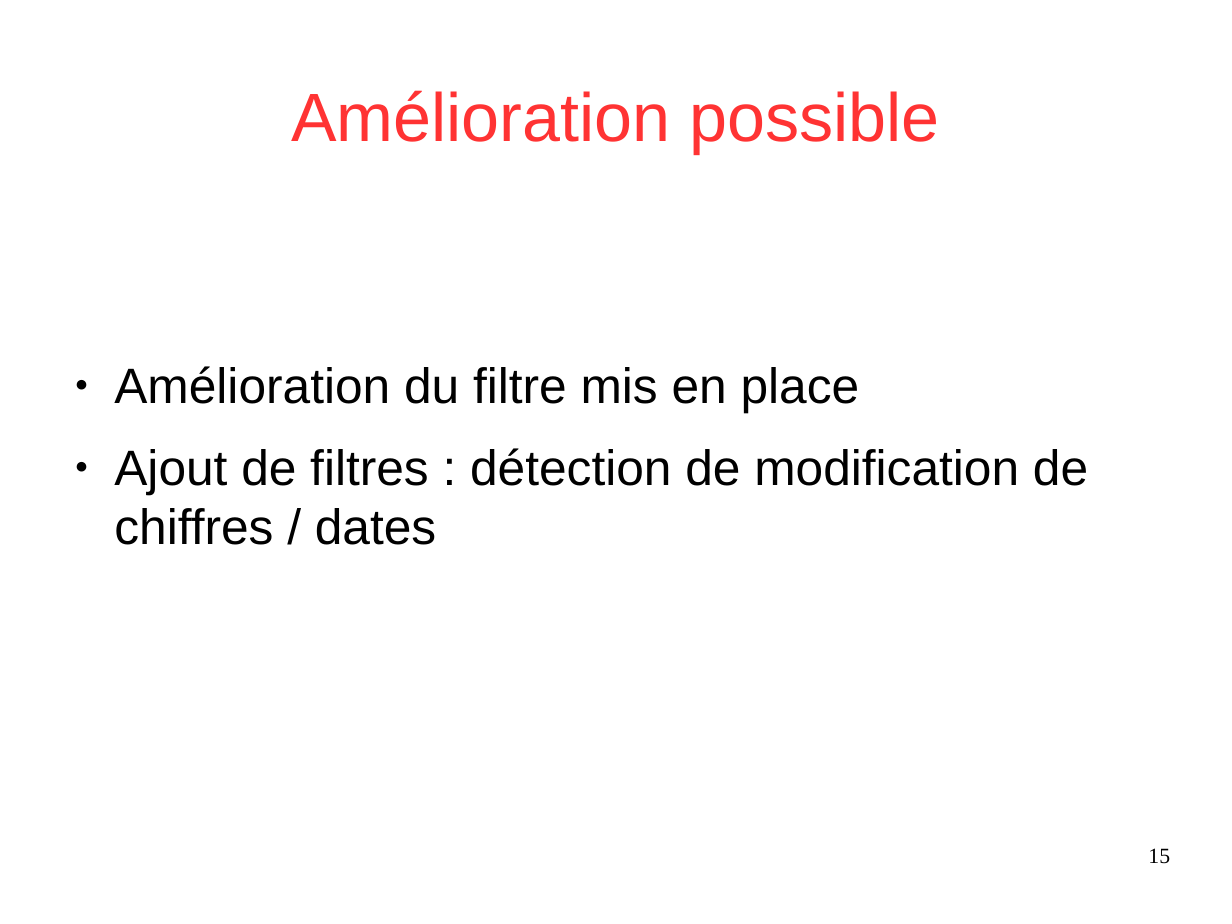
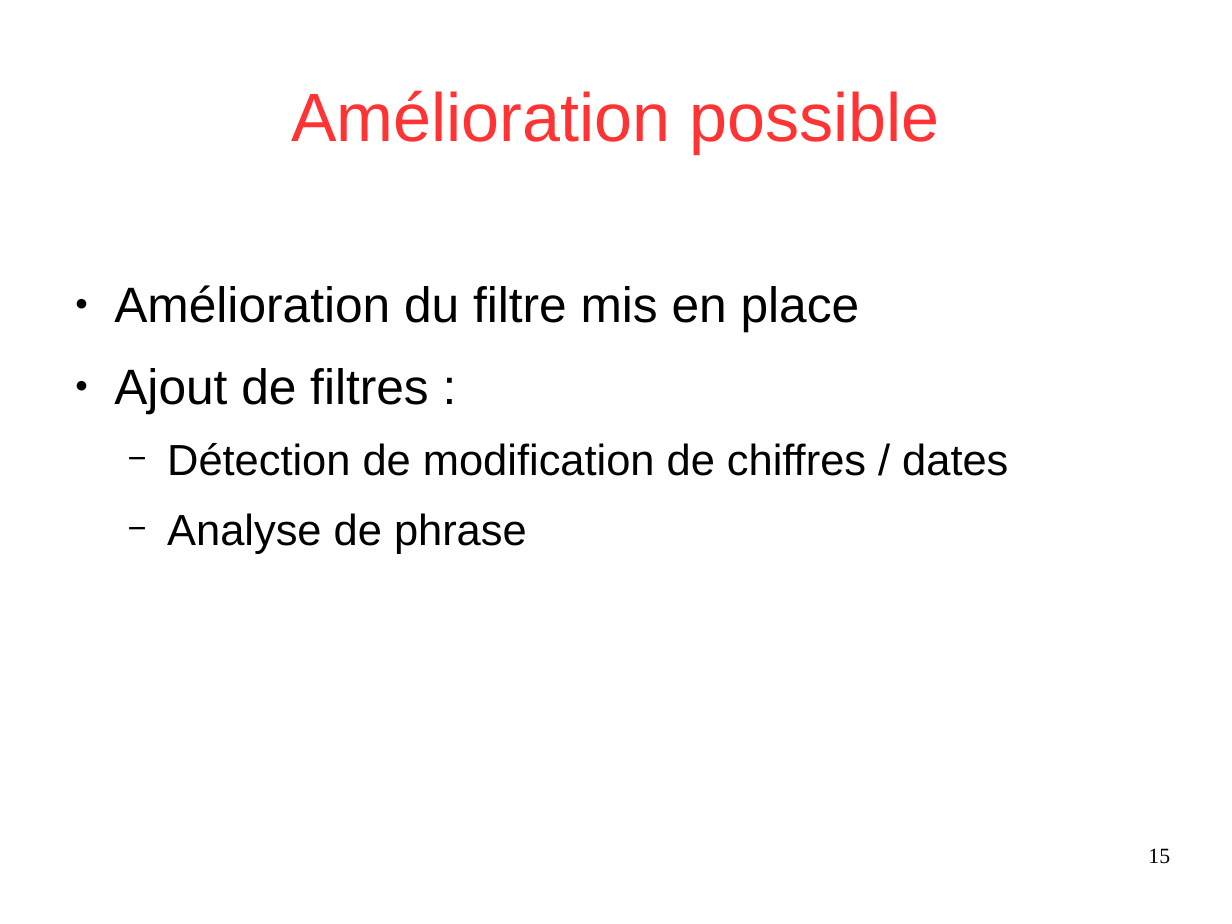
Before and after one commit to Sle3pingForest/StageL3, a slide deck: slide 15 of RapportDamien/presentation.odp. Drawn at 1232x924 pixels with LibreOffice and Linux fonts; fonts in the diff are those of the drawing. Boxes give left, top, right and bottom in pixels: in the first picture for what was removed or moved away, otherwise in the second. Text is boxed around its words. In the diff, an @@ line names an element or a change of style, - is before the commit and + after.

Commit message:
modification présentation

```diff
--- a/RapportDamien/presentation.odp
+++ b/RapportDamien/presentation.odp
@@ text at [114,368,1008,554]: text changed; size 32 to 28 pt @@
-● Ajout de filtres : détection de modification de chiffres / dates
+● Ajout de filtres :
+  − Détection de modification de chiffres / dates
+  − Analyse de phrase
```
Also in this commit, not shown: 4 other slides changed, 1 other file.
